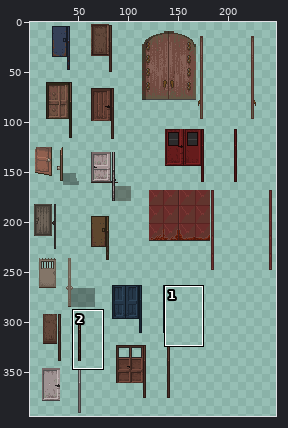
Two versions of one sprite sheet, asset/images/building/door.png. The first picture is a wide view before the edit; the outline marks the close-up.
Close-up. As it was:
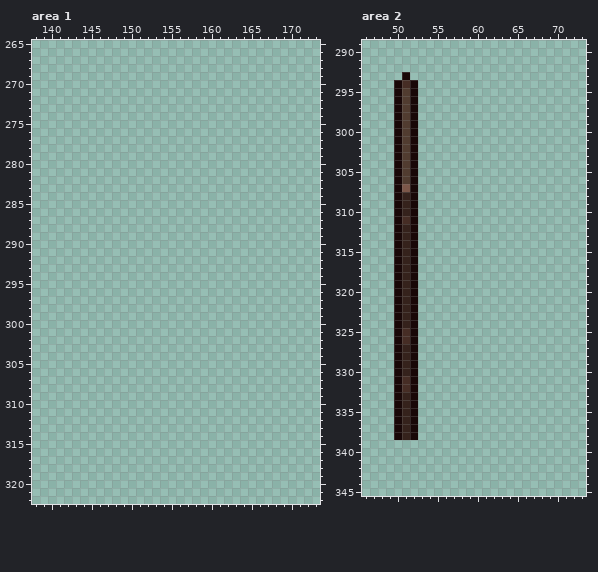
The file is 249x394 pixels. Colours within 5 levels of each other are drawn and written as one. Shown: area 1: x 138..173, y 265..322; area 2: x 46..73, y 289..345. The wide view leaves out empty margins.
The result:
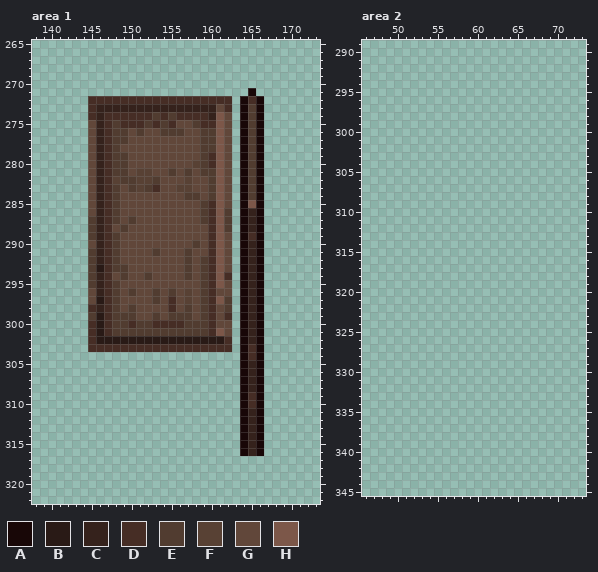
Palette (. is transparent): A #180707  B #291a16  C #35221c  D #462d25  E #513c30  F #584134  G #61473a  H #7c5749
Log entry: 素材：图片调整
The exact change:
Area 1:
y 271: x 165 . -> A
y 272: x 145..162 .................. -> DDDDDDDDDDDDDDDDDD; x 164..166 ... -> ADA
y 273: x 145..162 .................. -> DCCCCCCCCCCCCCCCGD; x 164..166 ... -> AEA
y 274: x 145..162 .................. -> DCDDDDDDEDEDDDDCHG; x 164..166 ... -> AEA
y 275: x 145..162 .................. -> GCDEDDDEDEDGGEDDHG; x 164..166 ... -> AEA
y 276: x 145..162 .................. -> GCDEEGEGGEEEGGEEHG; x 164..166 ... -> AEA
y 277: x 145..162 .................. -> GCDEEGGGGGGGGGEEHG; x 164..166 ... -> AEA
y 278: x 145..162 .................. -> GCDEGGGGGGGGGGEEHG; x 164..166 ... -> AEA
y 279: x 145..162 .................. -> GCDEEGGGGGGGGGEDHG; x 164..166 ... -> AEA
y 280: x 145..162 .................. -> GCDEEGGGGGGGGFEDHG; x 164..166 ... -> AEA
y 281: x 145..162 .................. -> GCDEEGFFGGEGEGEEHG; x 164..166 ... -> AEA
y 282: x 145..162 .................. -> GCDFEEFFEGGGFGGEHG; x 164..166 ... -> AEA
y 283: x 145..162 .................. -> GCDEGEFEDGGFFGGEHG; x 164..166 ... -> AEA
y 284: x 145..162 .................. -> GCDEGGGGGGGGEEGEHG; x 164..166 ... -> AEA
y 285: x 145..162 .................. -> GCDEGGGGGGGGGGEDHG; x 164..166 ... -> AHA
y 286: x 145..162 .................. -> GCDEGGGGGGGGGGEDHE; x 164..166 ... -> ACA
y 287: x 145..162 .................. -> ECDEGEGGGGGGGGEDHE; x 164..166 ... -> ACA
y 288: x 145..162 .................. -> ECDGEGGGGGGGGGGDHE; x 164..166 ... -> ACA
y 289: x 145..162 .................. -> ECDEGGGGGGGGGGGDHG; x 164..166 ... -> ADA
y 290: x 145..162 .................. -> GCDEGGGGGGGGGEGDHG; x 164..166 ... -> ACA
y 291: x 145..162 .................. -> ECDEGGGGEGGGEGGDHG; x 164..166 ... -> ACA
y 292: x 145..162 .................. -> ECDEGGGGGGGGEGEDHG; x 164..166 ... -> ACA
y 293: x 145..162 .................. -> EBDEEGGGGGGGEGEDHG; x 164..166 ... -> ACA
y 294: x 145..162 .................. -> ECDGEGGEGGGGEGEDHD; x 164..166 ... -> ACA
y 295: x 145..162 .................. -> ECDEGGGGGGGGGGEDHG; x 164..166 ... -> ACA
y 296: x 145..162 .................. -> GCDEGEGGEGEGFGEDGG; x 164..166 ... -> ACA
y 297: x 145..162 .................. -> GBDEGGGGEGDGFGEDHE; x 164..166 ... -> ACA
y 298: x 145..162 .................. -> DCDEGEGGGGDGEGEDGE; x 164..166 ... -> ACA
y 299: x 145..162 .................. -> EBDEEEGGEGEEEGEDGD; x 164..166 ... -> ACA
y 300: x 145..162 .................. -> DBDEEDEEDDDDEEEDGG; x 164..166 ... -> ACA
y 301: x 145..162 .................. -> DBDEEEEEEEEEEEEDHG; x 164..166 ... -> ACA
y 302: x 145..162 .................. -> DBBBBBBBBBBBBBBBBD; x 164..166 ... -> ACA
y 303: x 145..162 .................. -> DDDDDDDDDDDDDDDDDD; x 164..166 ... -> ADA
y 304: x 164..166 ... -> ADA
y 305..308: x 164..166 ... -> ACA
y 309..310: x 164..166 ... -> ADA
y 311..316: x 164..166 ... -> ACA
Area 2:
y 293: x 51 A -> .
y 294: x 50..52 ADA -> ...
y 295..306: x 50..52 AEA -> ...
y 307: x 50..52 AHA -> ...
y 308..310: x 50..52 ACA -> ...
y 311: x 50..52 ADA -> ...
y 312..324: x 50..52 ACA -> ...
y 325..326: x 50..52 ADA -> ...
y 327..330: x 50..52 ACA -> ...
y 331..332: x 50..52 ADA -> ...
y 333..338: x 50..52 ACA -> ...
Boxes around the changes in both close-ups, in picture pixels (x1, y1, x2, y2):
added: (88, 88, 264, 456)
erased: (394, 72, 418, 440)
